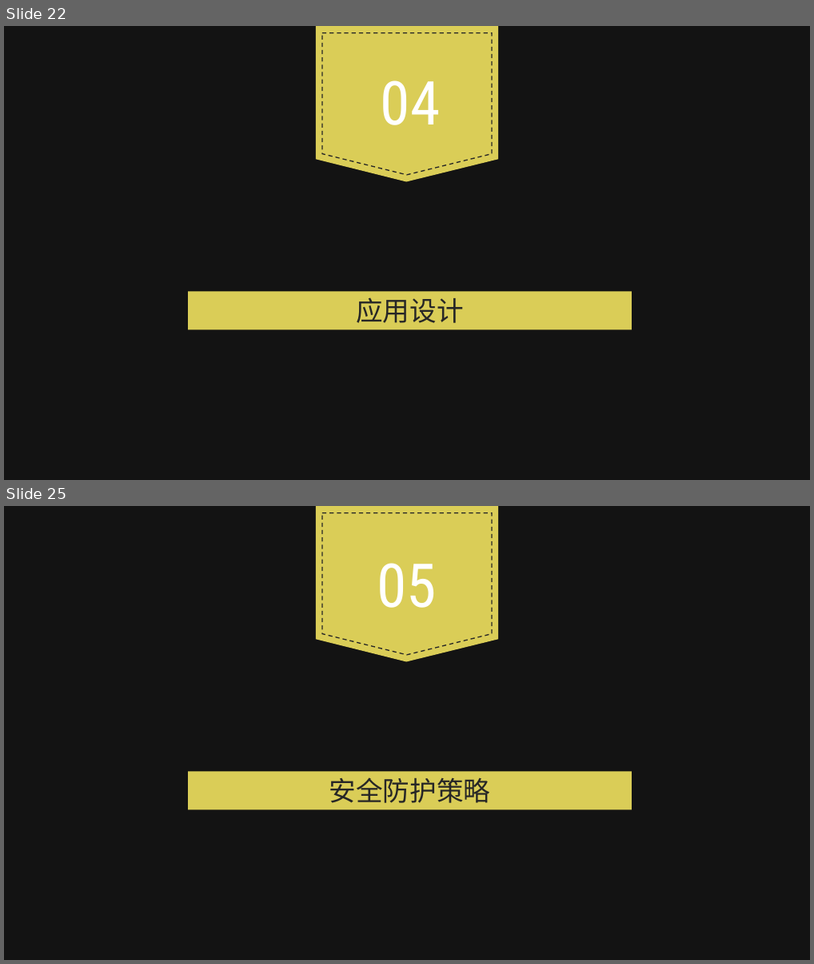
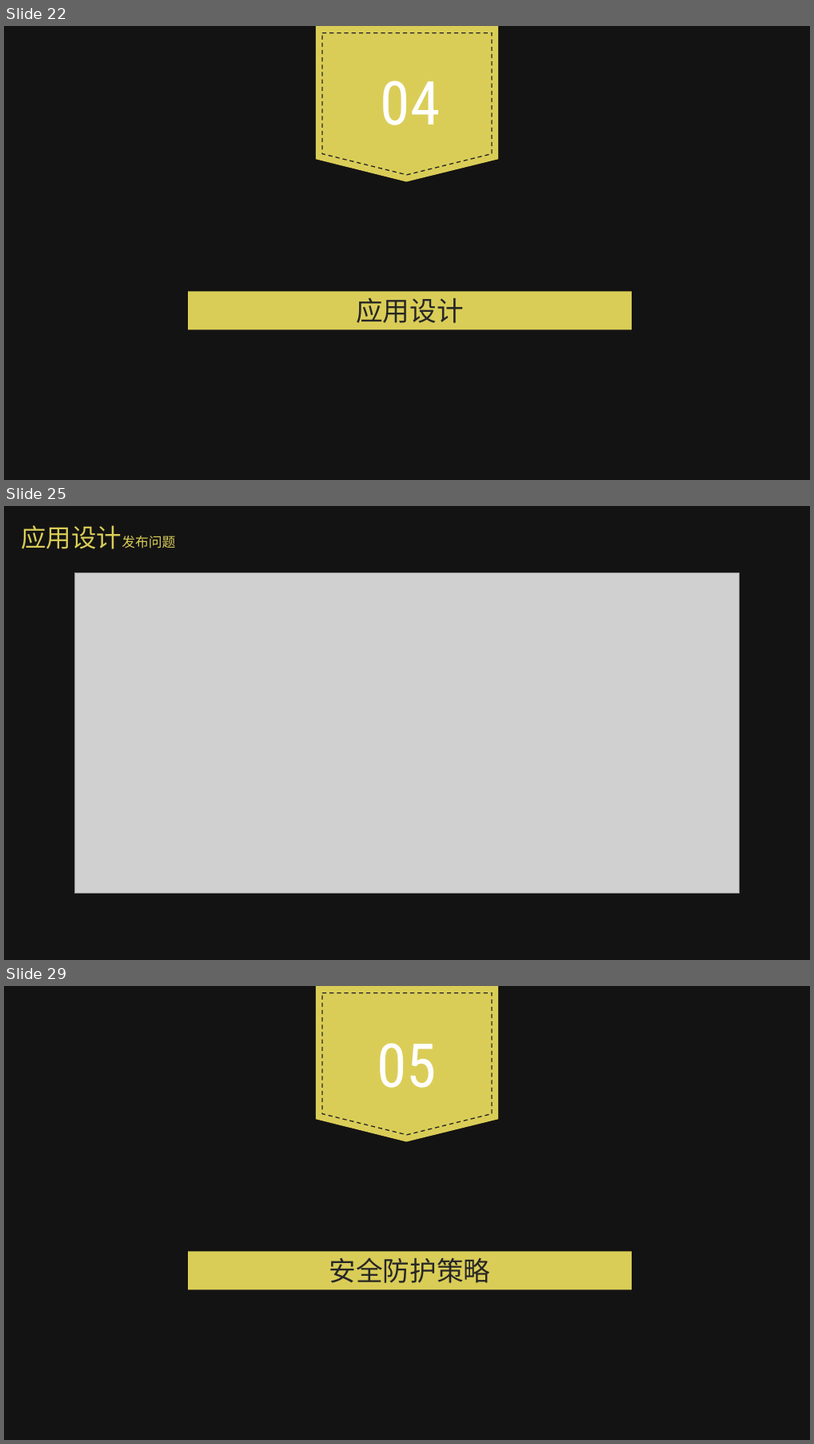
Before and after one commit to WEASP/our-project, a slide deck: Tasks/Task10/高子峰组-知否演示ppt.pptx. Shown one above the other, each under a label of ours: slides 22 and 25 before the commit, slides 22, 25 and 29 after it; the slides between them are not shown. The pictures are 814x964 and 814x1444 pixels, drawn with LibreOffice and Linux fonts; fonts in the diff are those of the drawing; grey boxes stand for pictures; background and template pictures are left out; a plain dark background stands for a picture behind light text. Boxes give left, top, right and bottom in pixels: in the first picture for what was removed or moved away, otherwise in the second. Text is boxed around its words. In the diff, an @@ line names an element or a change of style, - is before the commit and + after.

```diff
--- a/Tasks/Task10/高子峰组-知否演示ppt.pptx
+++ b/Tasks/Task10/高子峰组-知否演示ppt.pptx
@@ slide 25 added at (4, 506, 810, 960), background picture (left out); not listed: 1 template element that a slide beside it also shows @@
@@ text added at (21, 525, 175, 549), 30 pt, text #DACD57 @@
+应用设计发布问题
@@ picture added at (74, 572, 740, 893) @@
@@ what was slide 25 is now slide 29 @@
```
Also in this commit, not shown: 2 slides changed, 4 other slides added.
